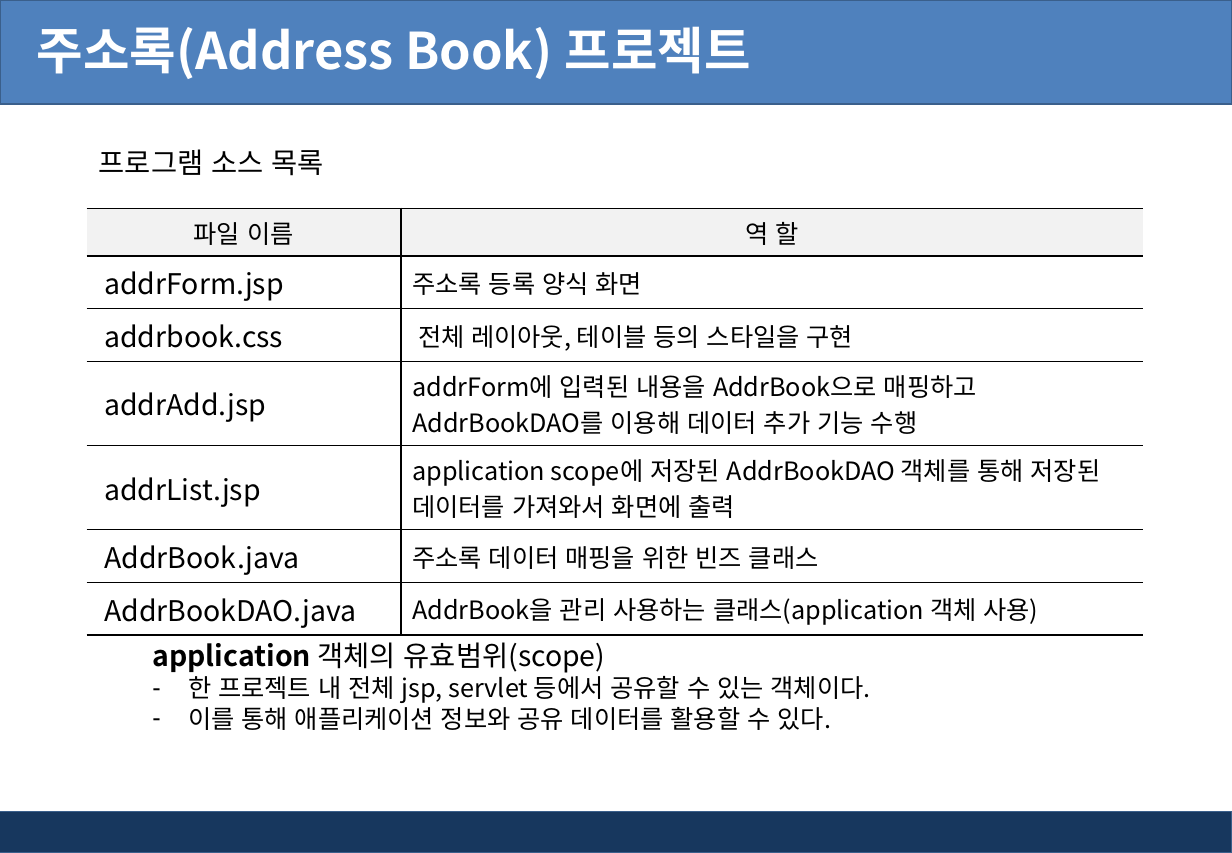
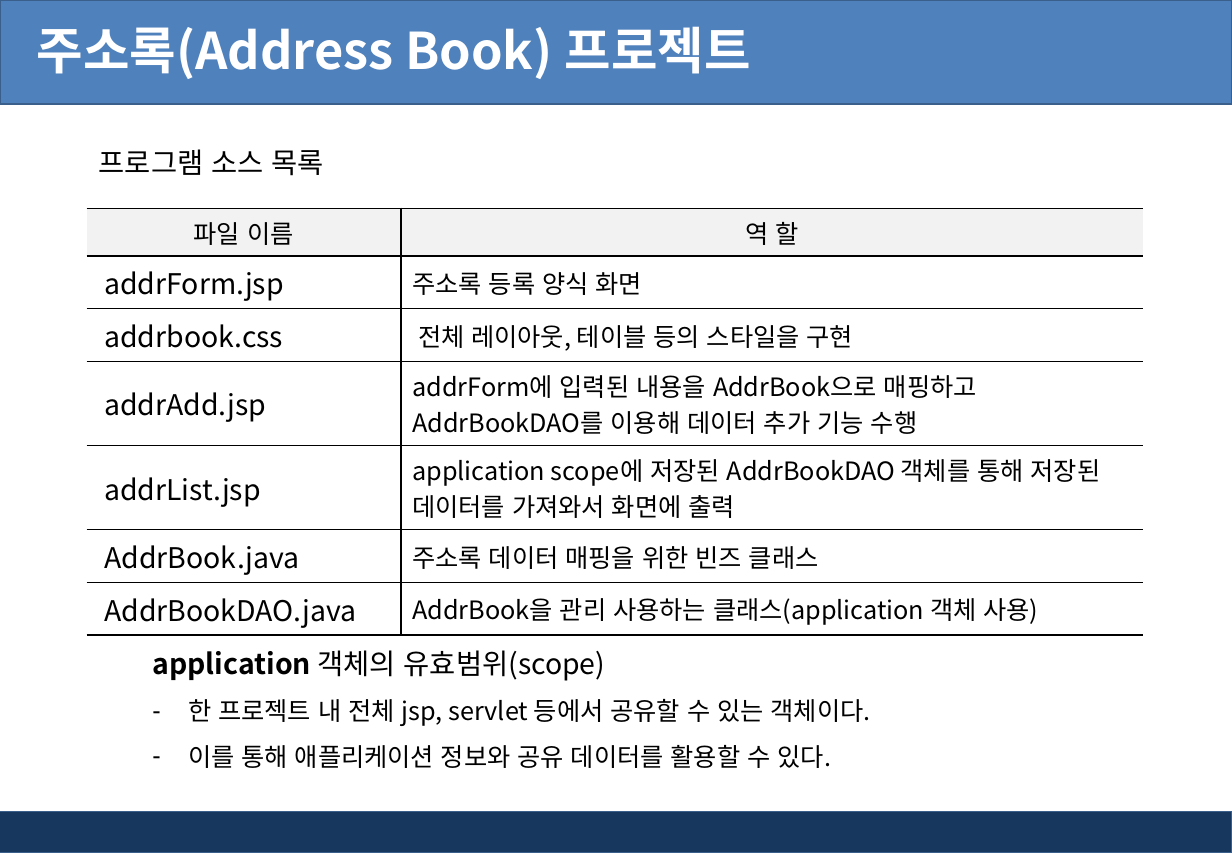
Before and after one commit to pshho/ngreen_project, a slide deck: slide 2 of jspWorks/자료/jsp_ppt/주소록 프로젝트(DB 연결 않음).pptx. Drawn at 1232x853 pixels with LibreOffice and Linux fonts; fonts in the diff are those of the drawing; background and template pictures are left out. Boxes give left, top, right and bottom in pixels: in the first picture for what was removed or moved away, otherwise in the second. Text is boxed around its words. In the diff, an @@ line names an element or a change of style, - is before the commit and + after.

```diff
--- a/jspWorks/자료/jsp_ppt/주소록 프로젝트(DB 연결 않음).pptx
+++ b/jspWorks/자료/jsp_ppt/주소록 프로젝트(DB 연결 않음).pptx
@@ text "application 객체의 유효범위(scope)": place and size @@
-text "application 객체의 유효범위(scope)" at <box>152,642,871,730</box>
+text "application 객체의 유효범위(scope)" at <box>152,650,871,768</box>
@@ text "application 객체의 유효범위(scope)" at <box>152,650,871,768</box>: line spacing 1 to 1.5 @@
```
Also in this commit, not shown: 9 other slides changed, 6 slides removed, 46 other files.
